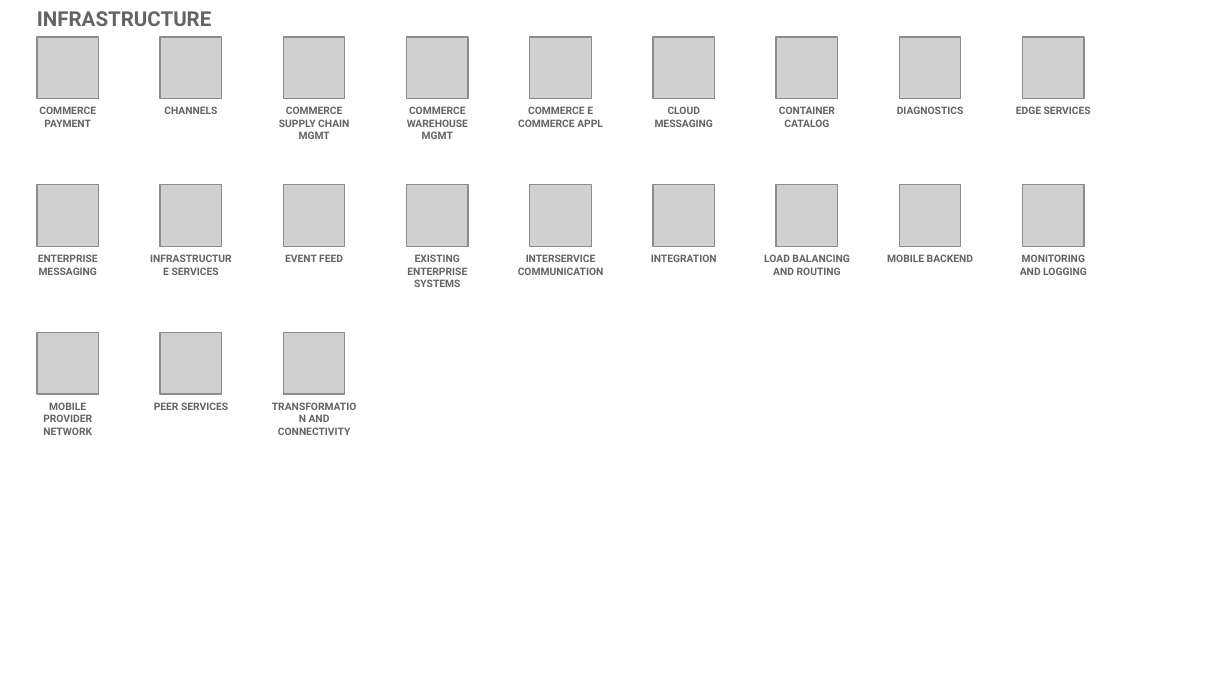
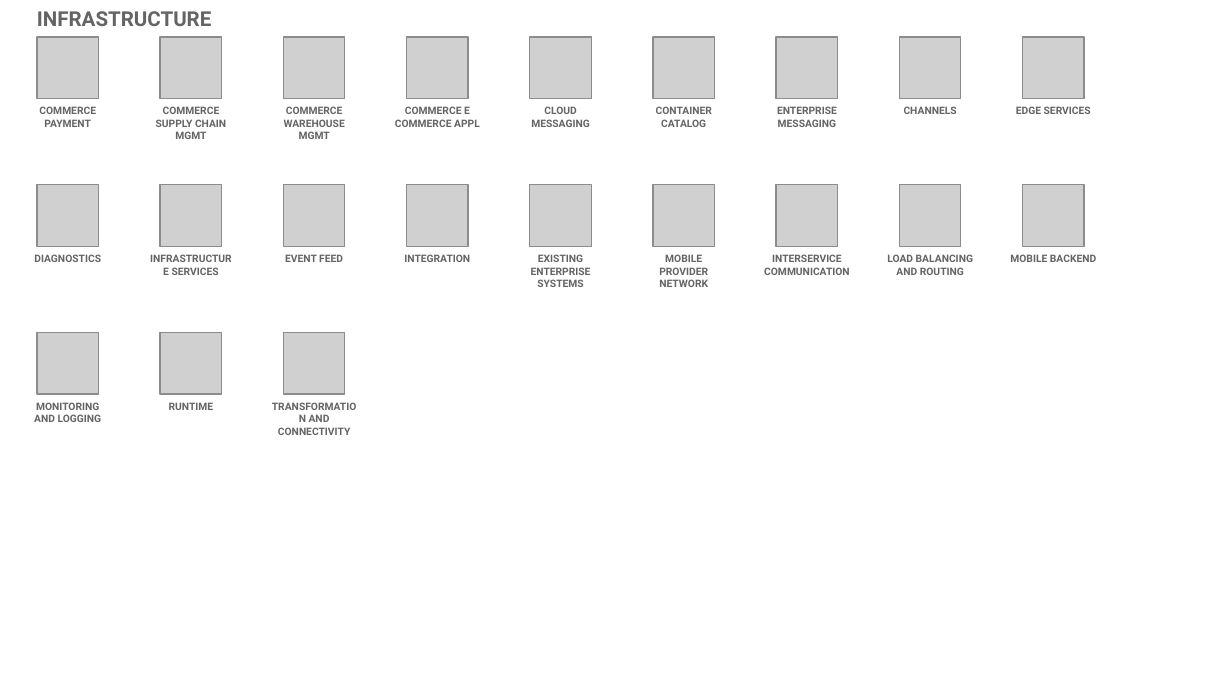
Before and after one commit to l2fprod/myarchitecture, a slide deck: slide 17 of mycatalog-architecture-diagram-template.pptx. Drawn at 1232x693 pixels with LibreOffice and Linux fonts; fonts in the diff are those of the drawing; grey boxes stand for pictures. Boxes give left, top, right and bottom in pixels: in the first picture for what was removed or moved away, otherwise in the second. Text is boxed around its words. In the diff, an @@ line names an element or a change of style, - is before the commit and + after.

```diff
--- a/mycatalog-architecture-diagram-template.pptx
+++ b/mycatalog-architecture-diagram-template.pptx
@@ text at bbox=[156, 106, 226, 139]: text changed @@
-CHANNELS
+COMMERCE SUPPLY CHAIN MGMT
@@ text at bbox=[284, 106, 345, 139]: text changed @@
-COMMERCE SUPPLY CHAIN MGMT
+COMMERCE WAREHOUSE MGMT
@@ text removed at bbox=[407, 106, 468, 139] @@
-COMMERCE WAREHOUSE MGMT
@@ 3 texts: place and size @@
-3 texts at bbox=[518, 106, 835, 127]
+3 texts at bbox=[395, 106, 712, 127]
@@ text added at bbox=[777, 106, 837, 127], 6 pt, text #646365, bold @@
+ENTERPRISE MESSAGING
@@ text at bbox=[904, 106, 957, 114]: text changed @@
-DIAGNOSTICS
+CHANNELS
@@ text at bbox=[34, 254, 101, 262]: text changed @@
-ENTERPRISE MESSAGING
+DIAGNOSTICS
@@ text added at bbox=[404, 254, 470, 262], 6 pt, text #646365, bold @@
+INTEGRATION
@@ text at bbox=[659, 254, 708, 287]: text changed @@
-INTEGRATION
+MOBILE PROVIDER NETWORK
@@ text "INTERSERVICE COMMUNICATION": place and size @@
-text "INTERSERVICE COMMUNICATION" at bbox=[518, 254, 604, 275]
+text "INTERSERVICE COMMUNICATION" at bbox=[764, 254, 850, 275]
@@ 3 texts: place and size @@
-3 texts at bbox=[407, 254, 973, 287]
+3 texts at bbox=[531, 254, 1096, 287]
@@ text removed at bbox=[1020, 254, 1087, 275] @@
-MONITORING AND LOGGING
@@ text at bbox=[34, 402, 102, 422]: text changed @@
-MOBILE PROVIDER NETWORK
+MONITORING AND LOGGING
@@ text at bbox=[169, 402, 214, 410]: text changed @@
-PEER SERVICES
+RUNTIME
```
Also in this commit, not shown: 11 other slides changed, 1 slide added, 1 slide removed.
